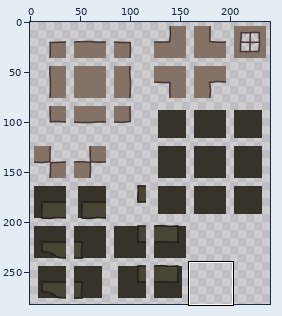
File history of a sprite sheet, images/tilesets/32background3.png. Above: a wide view before the commit, with the close-up outlined.
Close-up. Before the edit:
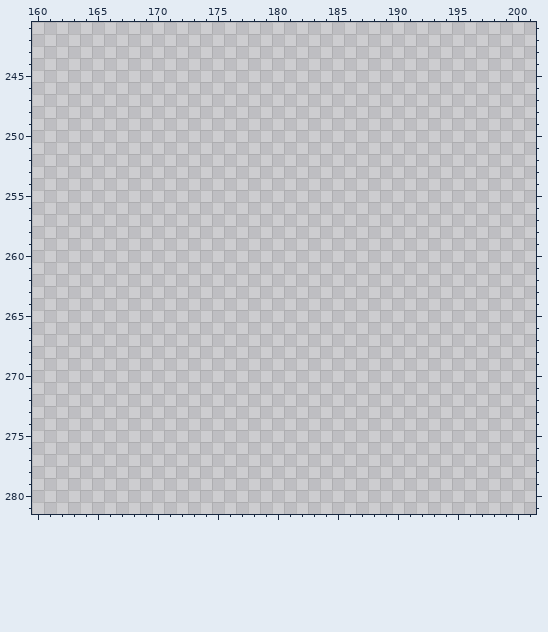
The file is 320x320 pixels. Pixels under 10% opacity are left out. Colours within 5 levels of each other are drawn and written as one. Shown: x 160..201, y 241..281. The wide view leaves out empty margins. The commit also changed other parts of the picture, which this record leaves out.
Once edited:
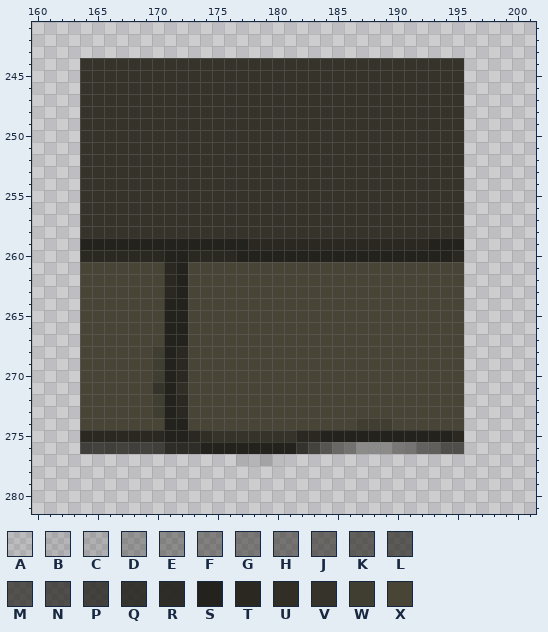
Palette (. is transparent): A #24221c1a  B #24221c24  C #24221c2c  D #24221c54  E #24221c63  F #24221c73  G #24221c7d  H #24221c84  J #24221c97  K #24221ca4  L #24221cac  M #24221cb7  N #24221cbd  P #24221cd0  Q #24221ce3  R #24221cef  S #24221c  T #2b2821  U #312e26  V #36342a  W #403d31  X #484537
What changed:
Changed rows in their new state; - is an unchanged pixel.
first column x 164:
244 VVVVVVVVVVVVVVVVVVVVVVVVVVVVVVVV
245 VVVVVVVVVVVVVVVVVVVVVVVVVVVVVVVV
246 VVVVVVVVVVVVVVVVVVVVVVVVVVVVVVVV
247 VVVVVVVVVVVVVVVVVVVVVVVVVVVVVVVV
248 VVVVVVVVVVVVVVVVVVVVVVVVVVVVVVVV
249 VVVVVVVVVVVVVVVVVVVVVVVVVVVVVVVV
250 VVVVVVVVVVVVVVVVVVVVVVVVVVVVVVVV
251 VVVVVVVVVVVVVVVVVVVVVVVVVVVVVVVV
252 VVVVVVVVVVVVVVVVVVVVVVVVVVVVVVVV
253 VVVVVVVVVVVVVVVVVVVVVVVVVVVVVVVV
254 VVVVVVVVVVVVVVVVVVVVVVVVVVVVVVVV
255 VVVVVVVVVVVVVVVVVVVVVVVVVVVVVVVV
256 VVVVVVVVVVVVVVVVVVVVVVVVVVVVVVVV
257 VVVVVVVVVVVVVVVVVVVVVVVVVVVVVVVV
258 VVVVVVVVVVVVVVVVVVVVVVVVVVVVVVVV
259 SSSSSSSSSSSSSSTTTTTTTTTTTTTTTSSS
260 TTTTTTTSSTTTTSSSSSSSSSSSSSSSSSST
261 XXXXXXXTSXXXXXXXXXXXXXXXXXXXXXXX
262 XXXXXXXTSXXXXXXXXXXXXXXXXXXXXXXX
263 XXXXXXXTSXXXXXXXXXXXXXXXXXXXXXXX
264 XXXXXXXSSXXXXXXXXXXXXXXXXXXXXXXX
265 XXXXXXXSSXXXXXXXXXXXXXXXXXXXXXXX
266 XXXXXXXSSXXXXXXXXXXXXXXXXXXXXXXX
267 XXXXXXXSSXXXXXXXXXXXXXXXXXXXXXXX
268 XXXXXXWSTXXXXXXXXXXXXXXXXXXXXXXX
269 XXXXXXWSTXXXXXXXXXXXXXXXXXXXXXXX
270 XXXXXXWSTXXXXXXXXXXXXXXXXXXXXXXX
271 XXXXXXVSUXXXXXXXXXXXXXXXXXXXXXXX
272 XXXXXXWSTXXXXXXXXXXXXXXXXXXXXXXX
273 XXXXXXWSTXXXXXXXXXXXXXXXXXXXXXXX
274 XXXXXXXSSXXXXXXXXXXXXXXWWWXXXXXX
275 TTTTTTTSSTUVVVVVVVTTSSSSSSSSSSST
276 PPPPPPPRRRSSSSSSSSQPLJGEDEFHJKMN
277 -------------ABCA---------------
Pixel boxes of the changes (left, top, right, bottom) in both close-ups:
added: (80, 58, 464, 466)
